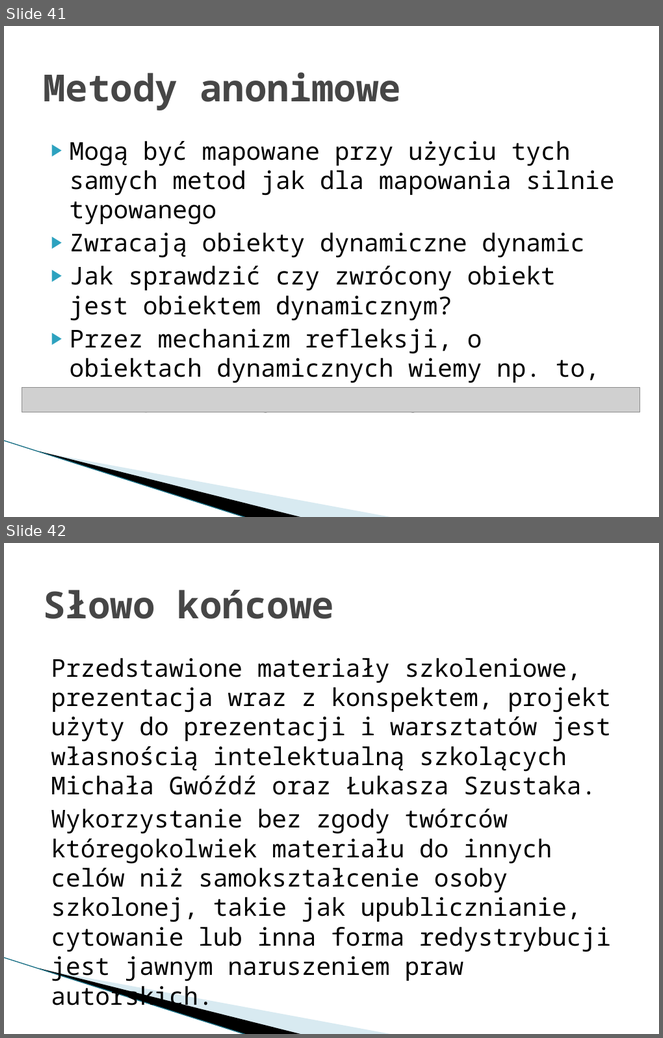
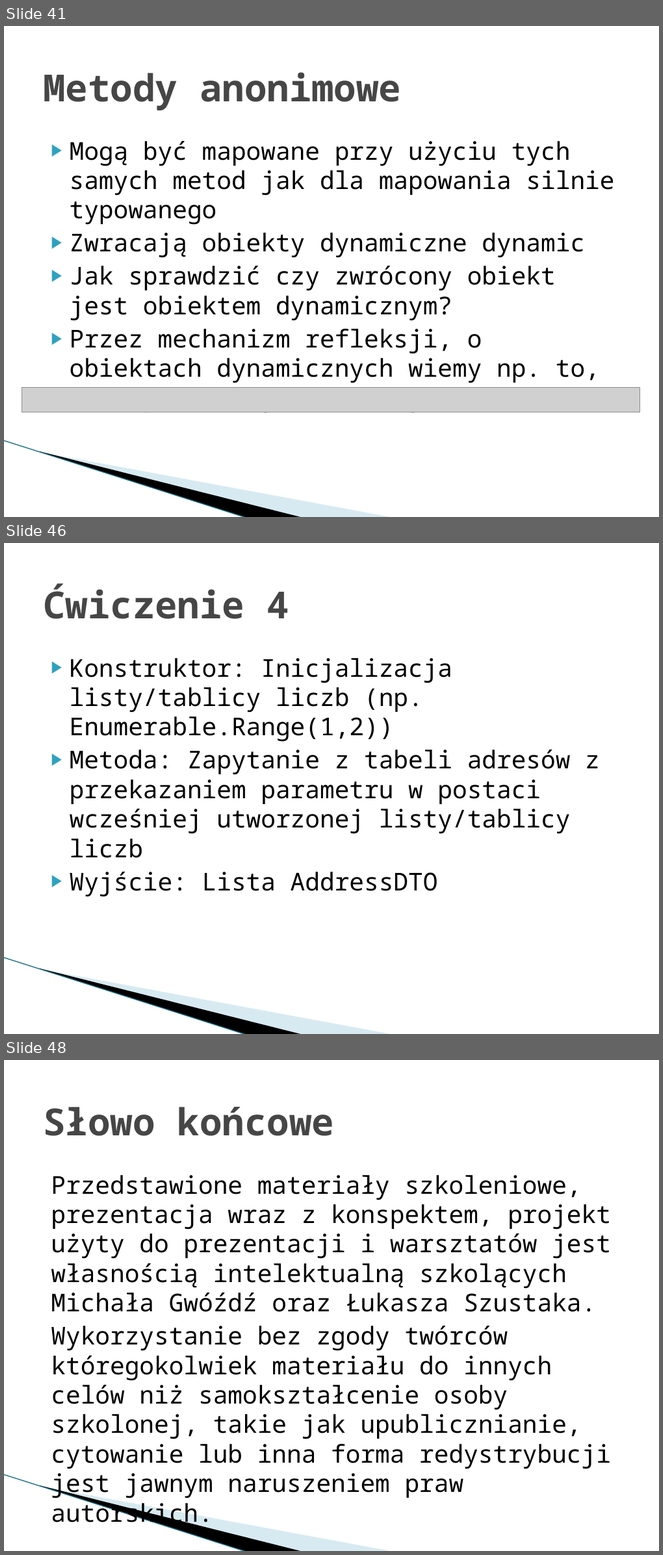
Before and after one commit to mietghar/Dapper_Workshop, a slide deck: Files/Szkolenie warsztatowe Dapper.pptx. Shown one above the other, each under a label of ours: slides 41 and 42 before the commit, slides 41, 46 and 48 after it; the slides between them are not shown. The pictures are 663x1038 and 663x1555 pixels, drawn with LibreOffice and Linux fonts; fonts in the diff are those of the drawing; grey boxes stand for pictures; background and template pictures are left out. Boxes give left, top, right and bottom in pixels: in the first picture for what was removed or moved away, otherwise in the second. Text is boxed around its words. In the diff, an @@ line names an element or a change of style, - is before the commit and + after.

```diff
--- a/Files/Szkolenie warsztatowe Dapper.pptx
+++ b/Files/Szkolenie warsztatowe Dapper.pptx
@@ slide 46 added at (4,543,659,1034), background #FFFFFF; not listed: 3 template elements that a slide beside it also shows @@
@@ title added at (43,583,289,619), 41 pt, text #464646, bold @@
+Ćwiczenie 4
@@ text added at (70,658,600,897), 27 pt, text #000000 @@
+▶ Konstruktor: Inicjalizacja listy/tablicy liczb (np. Enumerable.Range(1,2))
+▶ Metoda: Zapytanie z tabeli adresów z przekazaniem parametru w postaci wcześniej utworzonej listy/tablicy liczb
+▶ Wyjście: Lista AddressDTO
@@ what was slide 42 is now slide 48 @@
```
Also in this commit, not shown: 5 other slides added, 4 other files.
